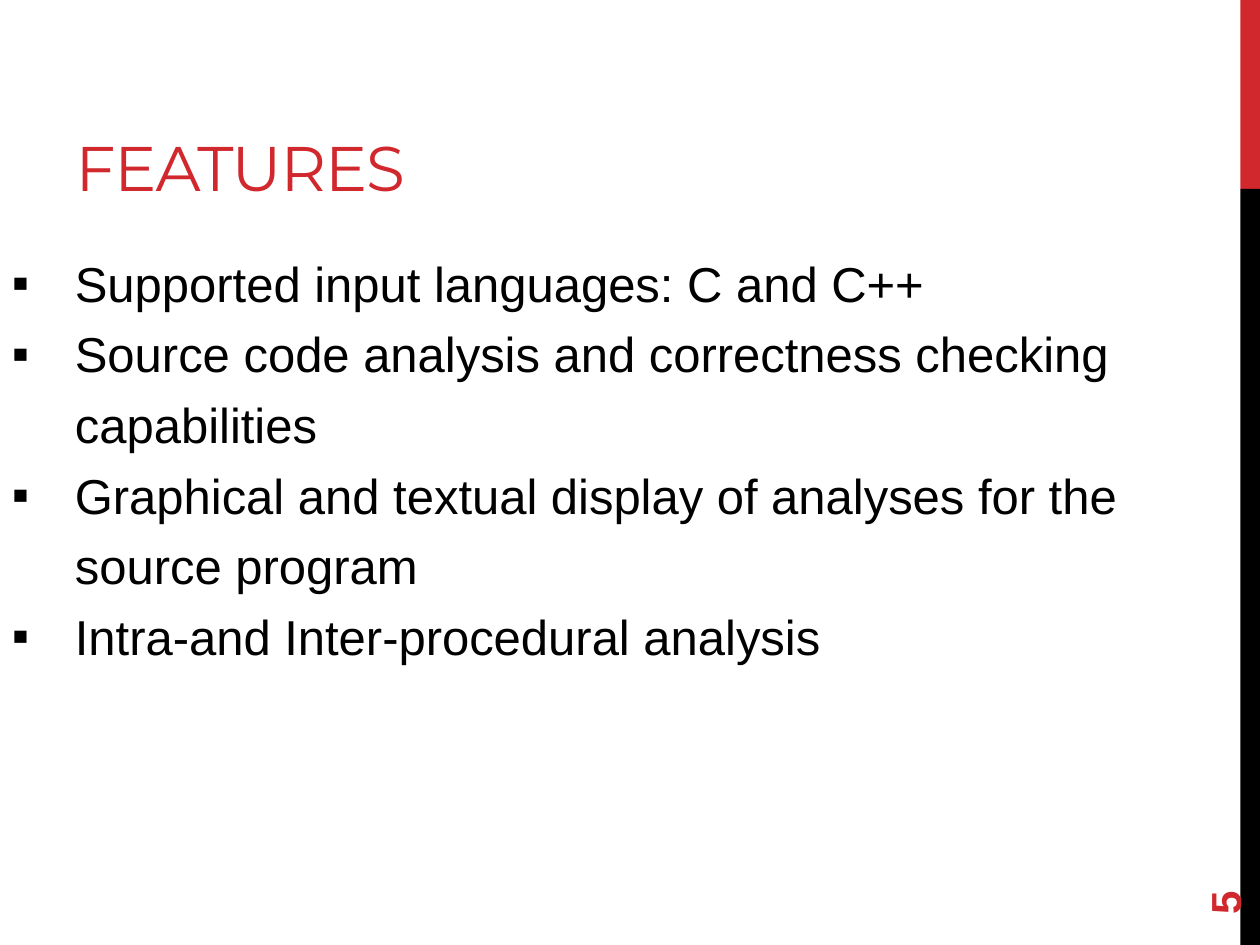
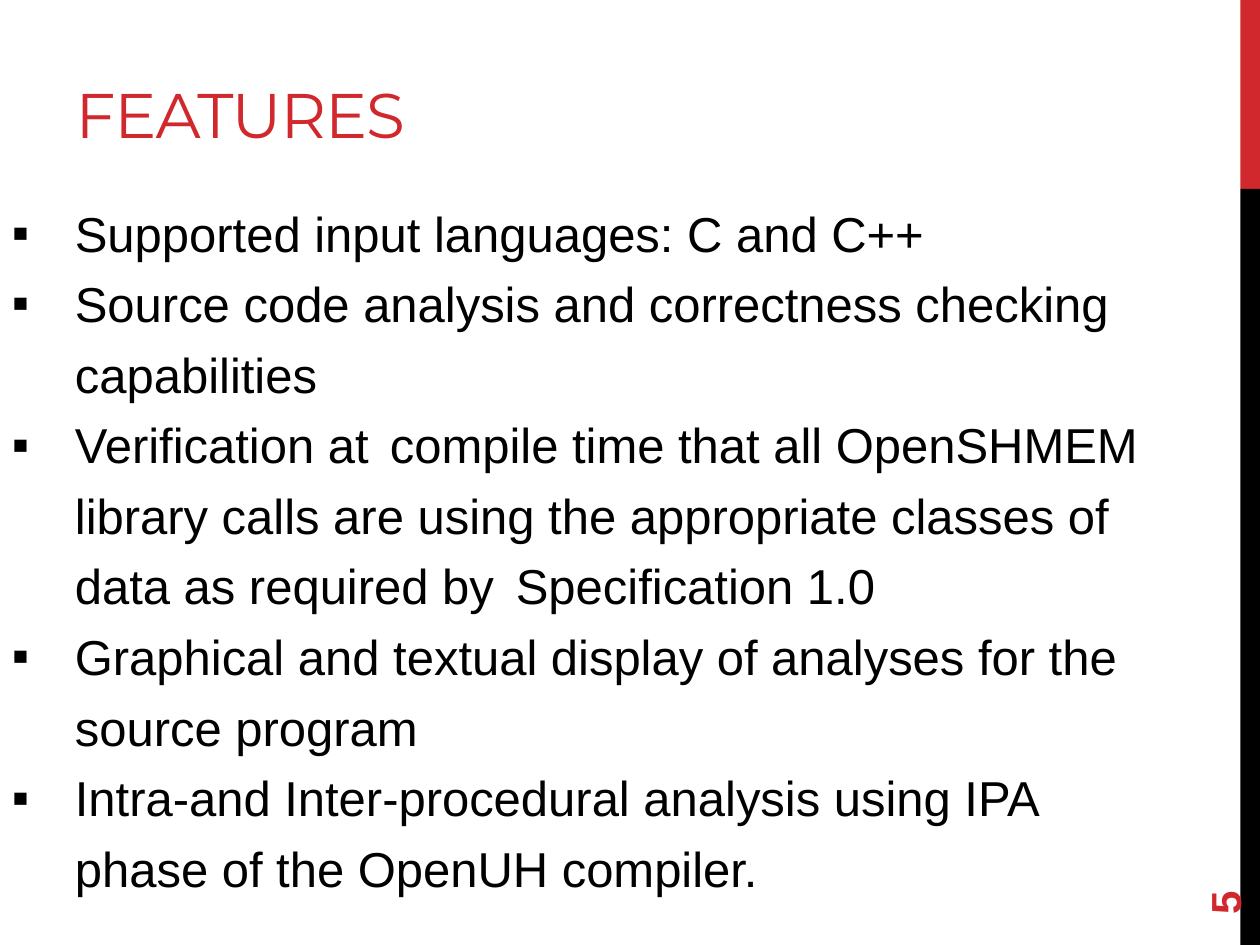
Before and after one commit to openshmem-org/sc14-tutorial, a slide deck: slide 5 of SHMEM-Analyzer.pptx. Drawn at 1260x945 pixels with LibreOffice and Linux fonts; fonts in the diff are those of the drawing. Boxes give left, top, right and bottom in pixels: in the first picture for what was removed or moved away, otherwise in the second. Text is boxed around its words. In the diff, an @@ line names an element or a change of style, - is before the commit and + after.

Commit message:
Add some features related to barrier matching analysis

```diff
--- a/SHMEM-Analyzer.pptx
+++ b/SHMEM-Analyzer.pptx
@@ title "FEATURES": place and size @@
-title "FEATURES" at [76,146,405,192]
+title "FEATURES" at [76,93,405,139]
@@ text "Supported input languages: C and ...": place and size @@
-text "Supported input languages: C and ..." at [75,266,1117,665]
+text "Supported input languages: C and ..." at [75,216,1138,897]
@@ text at [75,427,1138,615]: paragraph added @@
+▪ Verification at compile time that all OpenSHMEM library calls are using the appropriate classes of data as required by Specification 1.0
@@ text at [75,780,1039,897]: text changed @@
-▪ Intra-and Inter-procedural analysis
+▪ Intra-and Inter-procedural analysis using IPA phase of the OpenUH compiler.
```
Also in this commit, not shown: 1 other slide changed.
